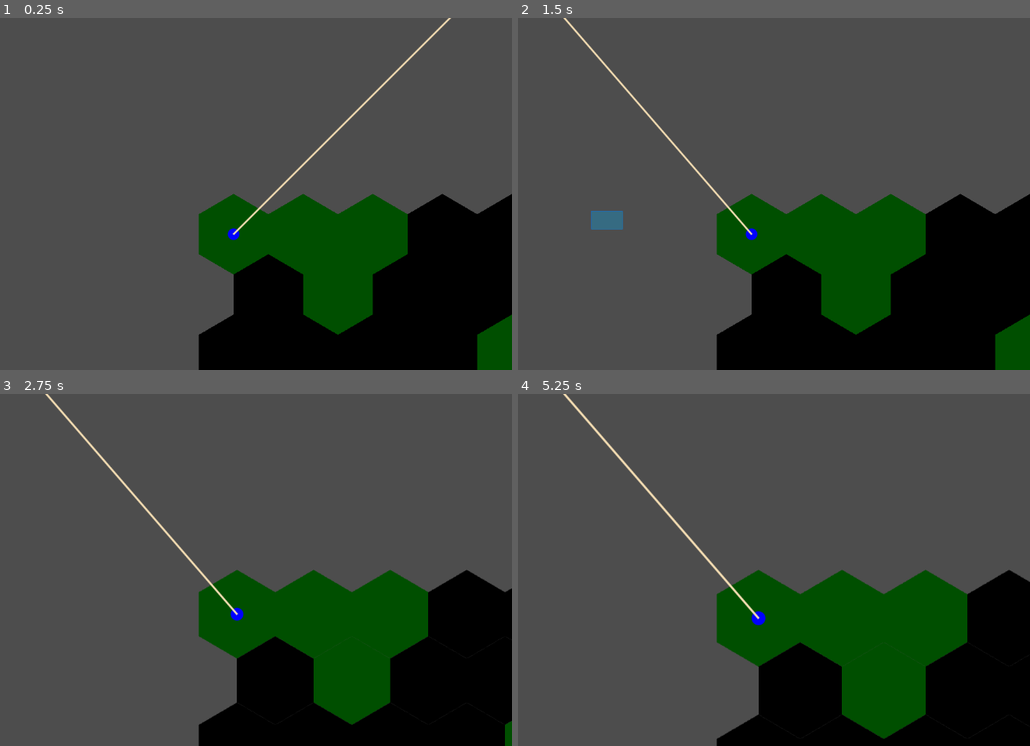
Above: before the commit, frames 1-4 (two rows, left to right).
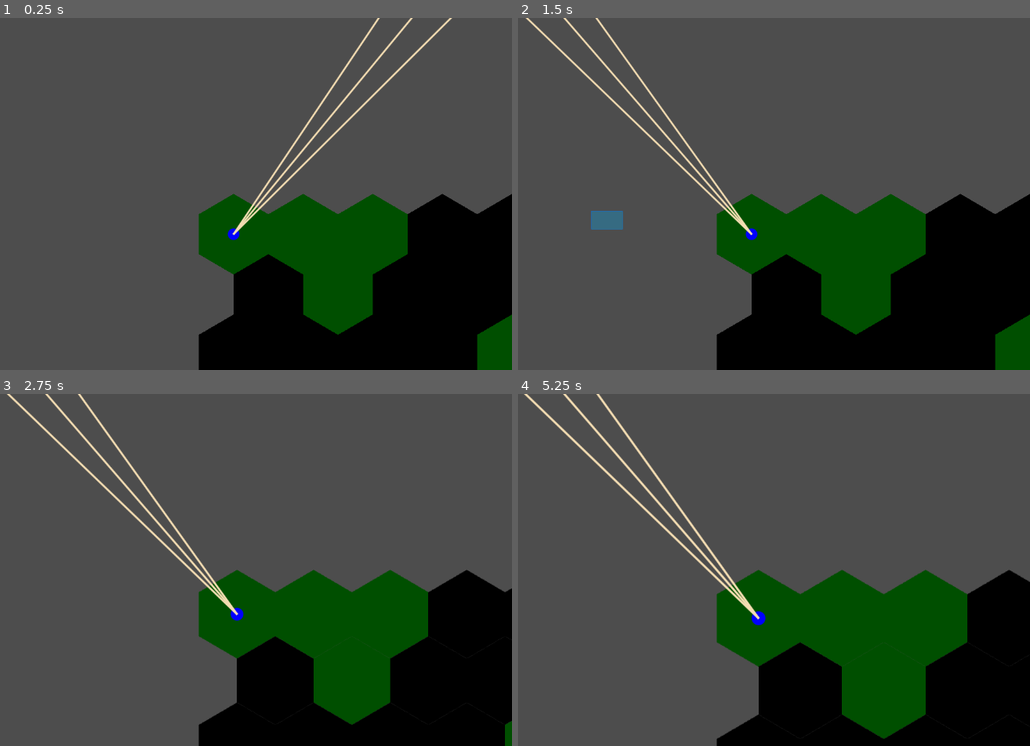
Above: after the commit, the same moments.

Repository: bendo-afk/rts2
Game: Godot game, scene res://scenes/battle.tscn
The game is run twice, just before and just after one commit, with the same random seed, the same clock (stepped at 60 frames per second) and the same inputs.
Inputs (mouse positions are in pixels of both pictures, inside the frame that each line leads up to):
- Up to frame 1 (0.25 s): no input
- Up to frame 2 (1.5 s): move the mouse to (855, 176) at 0.52 s; hold Middle mouse button (grab_camera) 0.53-1.25 s; click (855, 176) at 0.67 s; tap Enter at 1.25 s; drag from (589, 211) to (686, 264) at 1.27 s
- Up to frame 3 (2.75 s): move the mouse to (261, 492) at 2.02 s; hold Mouse wheel up (zoom_in) from 2.03 s (still down); click (261, 492) at 2.17 s
- Up to frame 4 (5.25 s): release Mouse wheel up (zoom_in) at 2.75 s; tap Space at 2.75 s; drag from (686, 640) to (528, 517) at 2.77 s; move the mouse to (907, 622) at 3.52 s; hold Middle mouse button (grab_camera) 3.53-4.25 s; click (907, 622) at 3.67 s; tap Enter at 4.25 s; drag from (528, 517) to (620, 482) at 4.27 s; move the mouse to (748, 570) at 5.02 s; hold Mouse wheel up (zoom_in) from 5.03 s (still down); click (748, 570) at 5.17 s

The runs differ from the first frame. In frame 1, 1.0% of the frame differs, in the area x 45-89%, y 0-62%; in frame 2, 0.8%; in frame 3, 0.8%; in frame 4, 0.9%.

Commit message:
set up basics for unit_ui and path_ui

Diff:
--- a/scenes/unit.tscn
+++ b/scenes/unit.tscn
@@ -27,4 +27,5 @@
 script = ExtResource("6_e8hdl")
 
 [node name="Sprite2D" type="Sprite2D" parent="."]
+visible = false
 script = ExtResource("6_ruro2")
--- a/scenes/world.tscn
+++ b/scenes/world.tscn
@@ -11,6 +11,7 @@
 [ext_resource type="Script" uid="uid://cxn6apkbec02w" path="res://scripts/external_control.gd" id="8_4mrxx"]
 [ext_resource type="Script" uid="uid://bg1c5beqdi8p4" path="res://scripts/score_system.gd" id="8_e3hyu"]
 [ext_resource type="Script" uid="uid://x2ralmns4auw" path="res://scripts/shoot_system.gd" id="10_e3hyu"]
+[ext_resource type="PackedScene" uid="uid://bc8njthyfcntt" path="res://scenes/world_ui.tscn" id="12_q5onr"]
 
 [node name="World" type="Node2D"]
 script = ExtResource("1_nnsk1")
@@ -46,3 +47,5 @@
 
 [node name="ExternalControl" type="Node" parent="."]
 script = ExtResource("8_4mrxx")
+
+[node name="WorldUI" parent="." instance=ExtResource("12_q5onr")]
--- /dev/null
+++ b/scenes/world_ui.tscn
@@ -0,0 +1,18 @@
+[gd_scene load_steps=5 format=3 uid="uid://bc8njthyfcntt"]
+
+[ext_resource type="Script" uid="uid://ce6tii1ouk8ji" path="res://scripts/world_ui.gd" id="1_g1sli"]
+[ext_resource type="Script" uid="uid://bu57ynagsa6lf" path="res://scripts/unit_ui.gd" id="1_pvr84"]
+[ext_resource type="Script" uid="uid://0jpgc1q3c23w" path="res://scripts/ui_canvas.gd" id="3_qemj2"]
+[ext_resource type="Script" uid="uid://c4tamax1hsibh" path="res://scripts/path_ui.gd" id="3_topi3"]
+
+[node name="WorldUI" type="Node"]
+script = ExtResource("1_g1sli")
+
+[node name="UnitUI" type="Node2D" parent="."]
+script = ExtResource("1_pvr84")
+
+[node name="UICanvas" type="CanvasLayer" parent="."]
+script = ExtResource("3_qemj2")
+
+[node name="PathUI" type="Node2D" parent="."]
+script = ExtResource("3_topi3")
--- a/scripts/attack.gd
+++ b/scripts/attack.gd
@@ -4,6 +4,7 @@
 var damage: int
 var traverse_speed: float
 # endogenous
+var angle_margin := 0.1
 var max_reload_time: float
 # status
 var left_reload_time: float
--- /dev/null
+++ b/scripts/path_ui.gd
@@ -0,0 +1,34 @@
+extends Node2D
+
+var units: Array[Unit]
+var teams: Node
+var map: TileMapLayer
+
+var line_color := Color.WHITE
+var line_width := 2
+
+
+func connect_signal() -> void:
+	for a in units:
+		if a.team == teams.ally:
+			a.path_changed.connect(_on_path_changed)
+
+func draw_path() -> void:
+	for a in units:
+		if a.team == teams.ally:
+			if a.path_2i.size() > 1:
+				draw_polyline(v2i_to_v2(a.path_2i), line_color, line_width, true)
+
+func _draw() -> void:
+	draw_path()
+
+func _on_path_changed() -> void:
+	queue_redraw()
+
+func v2i_to_v2(v2i: PackedVector2Array) -> PackedVector2Array:
+	var v2_array: PackedVector2Array
+	var array_size := v2i.size()
+	v2_array.resize(array_size)
+	for i in array_size:
+		v2_array[i] = map.map_to_local(v2i[i])
+	return v2_array
--- a/scripts/shoot_system.gd
+++ b/scripts/shoot_system.gd
@@ -4,12 +4,11 @@
 var map: TileMapLayer
 var teams: Node
 
-var angle_margin := 0.1
 
 func shoot() -> void:
 	for u in units:
 		if u.attack_comp.left_reload_time == 0:
-			var min_angle_diff: float = angle_margin
+			var min_angle_diff: float = u.attack_comp.angle_margin
 			var target_enemy: Unit = null
 			for v: Unit in u.vision_comp.visible_enemies:
 				var angle_diff: float = abs(angle_difference((v.position - u.position).angle(), u.attack_comp.turret_angle))
--- /dev/null
+++ b/scripts/ui_canvas.gd
@@ -0,0 +1,5 @@
+extends CanvasLayer
+
+var units: Array[Unit]
+var teams: Node
+var map: TileMapLayer
--- a/scripts/unit.gd
+++ b/scripts/unit.gd
@@ -14,7 +14,12 @@
 @onready var vision_comp := $VisionComp
 
 # visible status
-var path_2i: PackedVector2Array
+var path_2i: PackedVector2Array:
+	set(value):
+		path_2i = value
+		path_changed.emit()
+
+signal path_changed
 
 func _ready() -> void:
 	connect_signals()
@@ -32,6 +37,7 @@
 
 func _on_move_completed() -> void:
 	path_2i.remove_at(0)
+	path_changed.emit()
 
 func request_height_change(pos: Vector2, is_raise: bool) -> void:
 	if height_action_comp.is_changing or move_comp.moving_weight != 0:
--- /dev/null
+++ b/scripts/unit_ui.gd
@@ -0,0 +1,27 @@
+extends Node2D
+
+var units: Array[Unit]
+var teams: Node
+var map: TileMapLayer
+
+var size := 10
+var ally_color := Color.BLUE
+
+func _draw() -> void:
+	draw_units()
+
+# ユニット自体の描画と、砲塔の描画
+func draw_units() -> void:
+	for a in units:
+		if a.team == teams.ally:
+			draw_circle(a.position, size, ally_color, true, -1, true)
+
+			var angle: float = a.attack_comp.turret_angle
+			draw_line(a.position, 1000*Vector2(cos(angle), sin(angle)), Color.WHEAT, 2, true)
+			angle += a.attack_comp.angle_margin
+			draw_line(a.position, 1000*Vector2(cos(angle), sin(angle)), Color.WHEAT, 2, true)
+			angle -= 2 * a.attack_comp.angle_margin
+			draw_line(a.position, 1000*Vector2(cos(angle), sin(angle)), Color.WHEAT, 2, true)
+
+func _process(_delta: float) -> void:
+	queue_redraw()
--- a/scripts/world.gd
+++ b/scripts/world.gd
@@ -11,6 +11,7 @@
 @onready var move_system := $MoveSystem
 
 @onready var ex_con := $ExternalControl
+@onready var world_ui := $WorldUI
 
 
 func _ready() -> void:
@@ -23,7 +24,17 @@
 	$ExternalControl.map = $TileMapLayer
 	$ExternalControl.teams = $Teams
 
+	for ui_node in world_ui.get_children(false):
+		ui_node.units = units.units
+		ui_node.teams = teams
+		ui_node.map = map
+
 	setup_units()
+
+	connect_all_signals()
+
+func connect_all_signals() -> void:
+	world_ui.path_ui.connect_signal()
 
 func setup_units() -> void:
 	var unit := unit_scene.instantiate()
--- /dev/null
+++ b/scripts/world_ui.gd
@@ -0,0 +1,5 @@
+extends Node
+
+@onready var unit_ui := $UnitUI
+@onready var ui_canvas := $UICanvas
+@onready var path_ui := $PathUI
Not shown: 1 places in scenes/world.tscn that only renumber resources
Not shown, added: scripts/path_ui.gd.uid
Not shown, added: scripts/ui_canvas.gd.uid
Not shown, added: scripts/unit_ui.gd.uid
Not shown, added: scripts/world_ui.gd.uid
